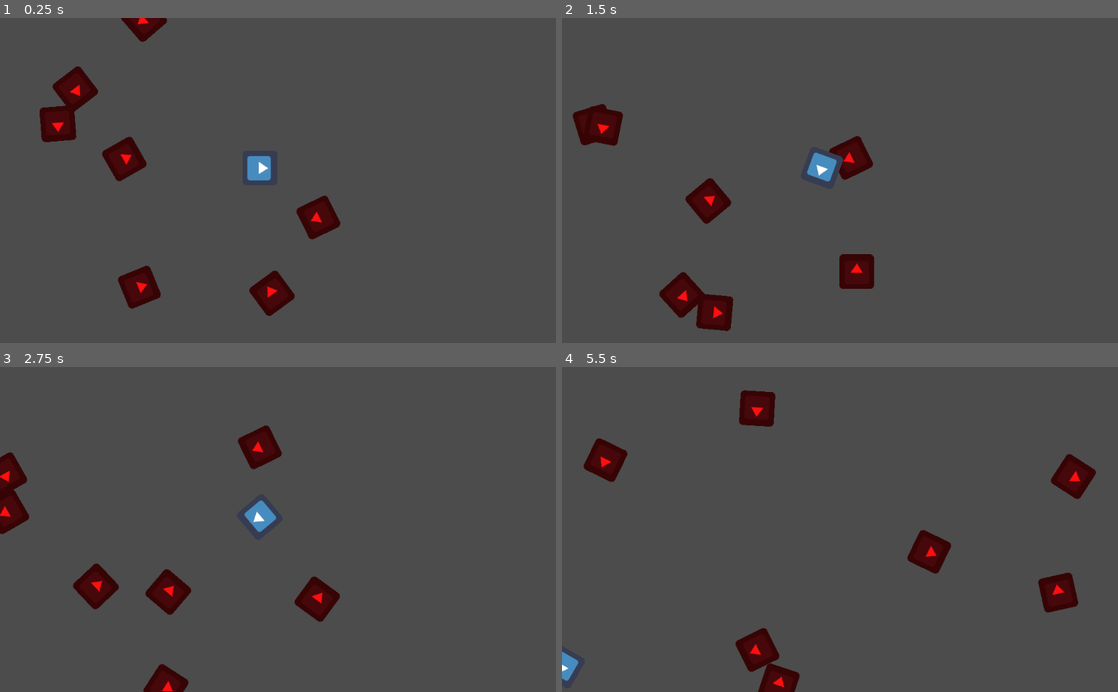
Above: before the commit, frames 1-4 (two rows, left to right).
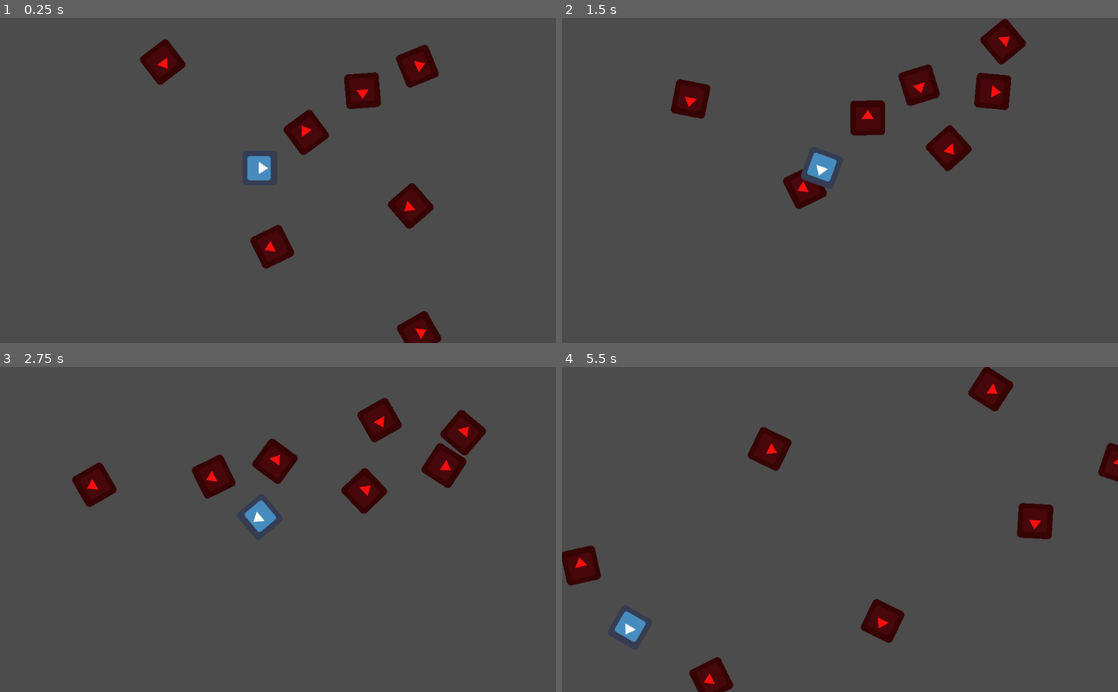
Above: after the commit, the same moments.

Repository: eugene-nguyen/NotAsteroids
Game: Godot game, scene res://World.tscn
Two runs of this game, one before a commit and one after it. Both use one fixed random seed, a clock stepped at 60 frames per second and the inputs below. The engine's default icon, where the game draws it, is replaced by a stand-in: a white triangle on a blue panel in a dark square.
Inputs:
- Up to frame 1 (0.25 s): no input
- Up to frame 2 (1.5 s): tap Enter (ui_accept) at 0.5, 0.77 s; hold Right (ui_right) 0.53-1.28 s; hold Left (ui_left) from 1.28 s (still down)
- Up to frame 3 (2.75 s): tap Enter (ui_accept) at 1.52 s; release Left (ui_left) at 2.03 s; hold Right (ui_right) from 2.03 s (still down)
- Up to frame 4 (5.5 s): release Right (ui_right) at 2.78 s; hold Up (ui_up) 2.78-3.53 s; tap Enter (ui_accept) at 3.02, 3.77, 4.52 s; hold Left (ui_left) from 3.53 s (still down)

The runs differ from the first frame. In frame 1, 8.9% of the frame differs, in the area x 7-80%, y 0-100%; in frame 2, 8.6%; in frame 3, 8.2%; in frame 4, 9.2%, in the area x 0-100%, y 0-100%.

Commit message:
added THE ABILITY FOR GODOTSTEROIDS TO BOUNCE OFF EACH OTHER

Diff:
--- a/Enemy.gd
+++ b/Enemy.gd
@@ -1,13 +1,8 @@
 extends KinematicBody2D
-
-
-# Declare member variables here. Examples:
-# var a = 2
-# var b = "text"
 
 var turn_speed
 var move_speed
-var motion = Vector2()
+var velocity = Vector2()
 
 var screen_size
 var screen_buffer = 8
@@ -17,15 +12,13 @@
 	position = pos
 	move_speed = mov
 	turn_speed = tur
-	motion = Vector2(move_speed, 0).rotated(rotation)
+	velocity = Vector2(move_speed, 0).rotated(rotation)
 
 func _physics_process(delta):
-	var collision = move_and_collide(motion * delta)
+	var collision = move_and_collide(velocity * delta)
 	if collision:
-		motion = motion.bounce(collision.normal)
-		if collision.collider.has_method("hit"):
-			collision.collider.hit()
-
+		print(collision.collider.name)
+		velocity = velocity.bounce(collision.normal)
 
 func _ready():
 	screen_size = get_viewport_rect().size
--- a/Enemy.tscn
+++ b/Enemy.tscn
@@ -10,3 +10,6 @@
 modulate = Color( 1, 0.0588235, 0.0588235, 1 )
 position = Vector2( -0.350845, 0.000213623 )
 texture = ExtResource( 1 )
+
+[node name="CollisionPolygon2D" type="CollisionPolygon2D" parent="."]
+polygon = PoolVector2Array( -26.8017, -31.8298, 27.0119, -31.5524, 31.4501, -27.3916, 32.0049, 25.5899, 27.2893, 30.8603, -27.3565, 31.1376, -32.0721, 26.6994, -32.0721, -26.0046 )
--- a/Player.gd
+++ b/Player.gd
@@ -3,7 +3,7 @@
 export (int) var turn_speed = 180
 export (int) var move_speed = 150
 export (float) var acceleration = 0.05
-export (float) var deceleration = 0.0125
+export (float) var deceleration = 0.025
 
 var motion = Vector2(0, 0)
 var Bullet = preload("res://Bullet.tscn")
--- a/World.gd
+++ b/World.gd
@@ -15,8 +15,8 @@
 	enemyCount = rng.randi_range(6, 8)
 	var i = 0
 	while i < enemyCount:
-		var enemy_x_position = rng.randi_range(0, 1280)
-		var enemy_y_position = rng.randi_range(0, 720)
+		var enemy_x_position = rng.randi_range(0, 3000)
+		var enemy_y_position = rng.randi_range(0, 3000)
 		var enemy_turn_speed = rng.randi_range(-100, 100)
 		var enemy_move_speed = rng.randi_range(0, 100)
 		var enemy_position = Vector2(enemy_x_position, enemy_y_position)
--- a/project.godot
+++ b/project.godot
@@ -19,6 +19,12 @@
 run/main_scene="res://World.tscn"
 config/icon="res://icon.png"
 
+[layer_names]
+
+2d_render/layer_1="player"
+2d_render/layer_2="enemies"
+2d_render/layer_3="bullets"
+
 [rendering]
 
 quality/driver/driver_name="GLES2"
